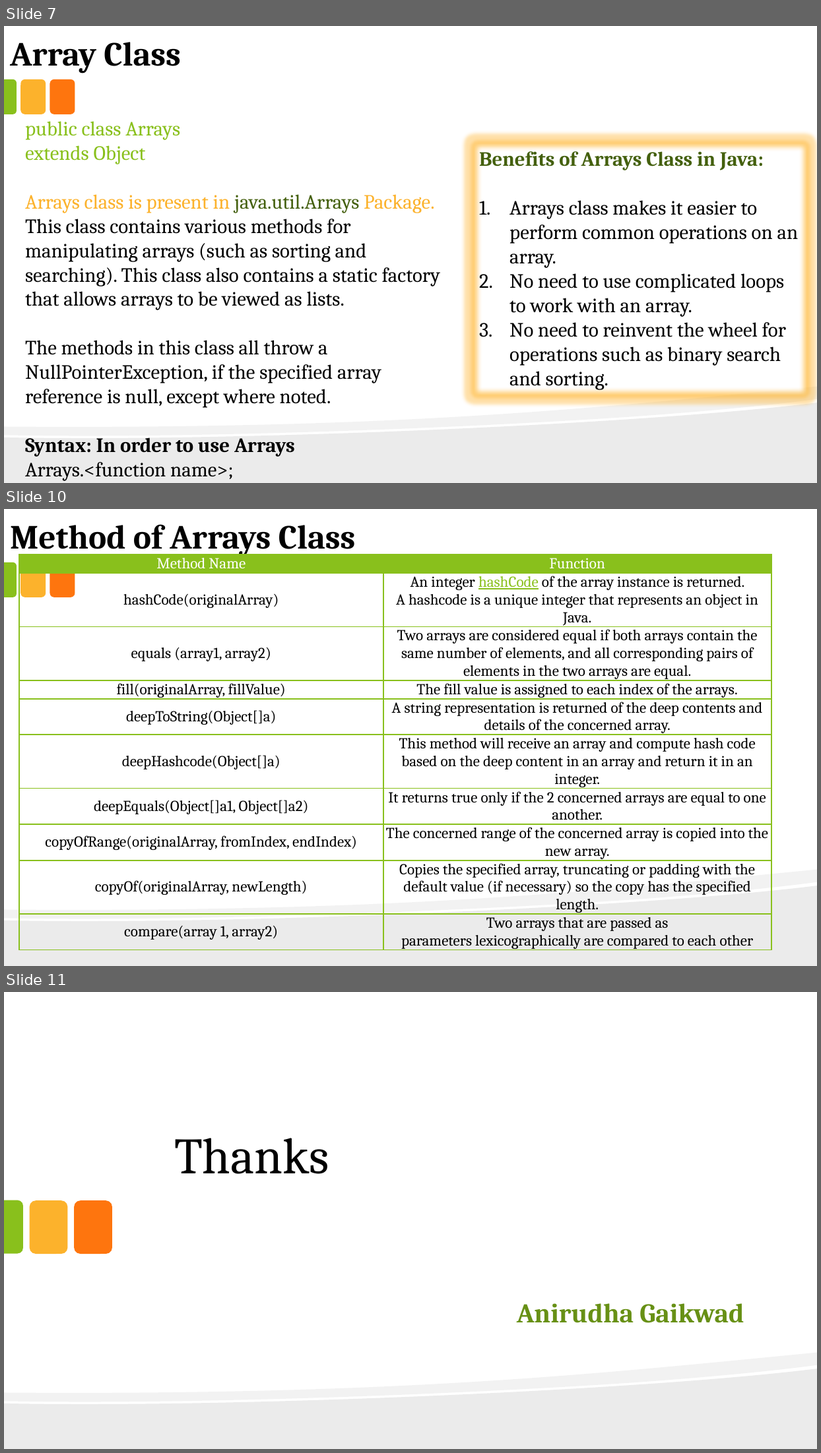
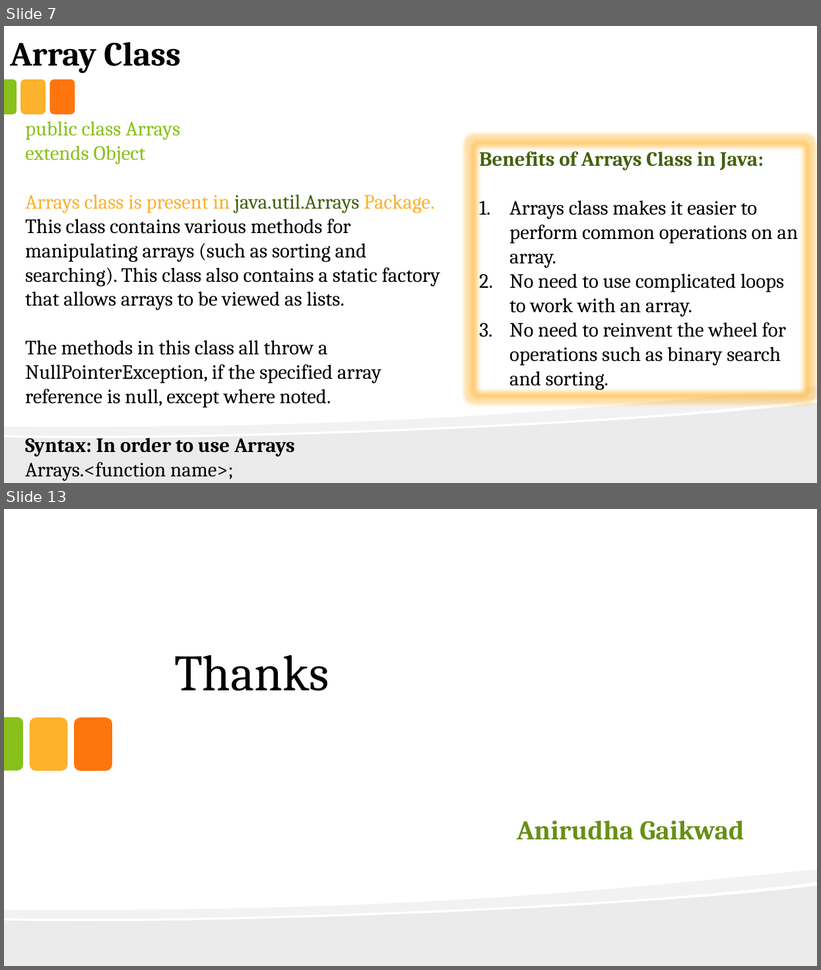
Before and after one commit to anirudhagaikwad/Java_Programming, a slide deck: Java_PPT/#6_Array.pptx. Shown one above the other, each under a label of ours: slides 7, 10 and 11 before the commit, slides 7 and 13 after it; the slides between them are not shown. The pictures are 821x1453 and 821x970 pixels, drawn with LibreOffice and Linux fonts; fonts in the diff are those of the drawing. Boxes give left, top, right and bottom in pixels: in the first picture for what was removed or moved away, otherwise in the second. Text is boxed around its words. In the diff, an @@ line names an element or a change of style, - is before the commit and + after.

```diff
--- a/Java_PPT/#6_Array.pptx
+++ b/Java_PPT/#6_Array.pptx
@@ slide 10 removed at (x1=4, y1=509, x2=817, y2=966), background #FFFFFF; not listed: 5 template elements that a slide beside it also shows @@
@@ text removed at (x1=10, y1=524, x2=356, y2=557) @@
-Method of Arrays Class
@@ table removed at (x1=19, y1=555, x2=772, y2=965), 10 rows, 2 columns @@
-Method Name | Function
-hashCode(originalArray) | An integer hashCode of the array instance is returned. A hashcode is a unique integer that represents an object in Java.
-equals (array1, array2) | Two arrays are considered equal if both arrays contain the same number of elements, and all corresponding pairs of elements in the two arrays are equal.
-fill(originalArray, fillValue) | The fill value is assigned to each index of the arrays.
-deepToString(Object[]a) | A string representation is returned of the deep contents and details of the concerned array.
-deepHashcode(Object[]a) | This method will receive an array and compute hash code based on the deep content in an array and return it in an integer.
-deepEquals(Object[]a1, Object[]a2) | It returns true only if the 2 concerned arrays are equal to one another.
-copyOfRange(originalArray, fromIndex, endIndex) | The concerned range of the concerned array is copied into the new array.
-copyOf(originalArray, newLength) | Copies the specified array, truncating or padding with the default value (if necessary) so the copy has the specified length.
-compare(array 1, array2) | Two arrays that are passed as parameters lexicographically are compared to each other
@@ what was slide 11 is now slide 13 @@
```
Also in this commit, not shown: 5 slides added, 2 other slides removed, 12 other files.
